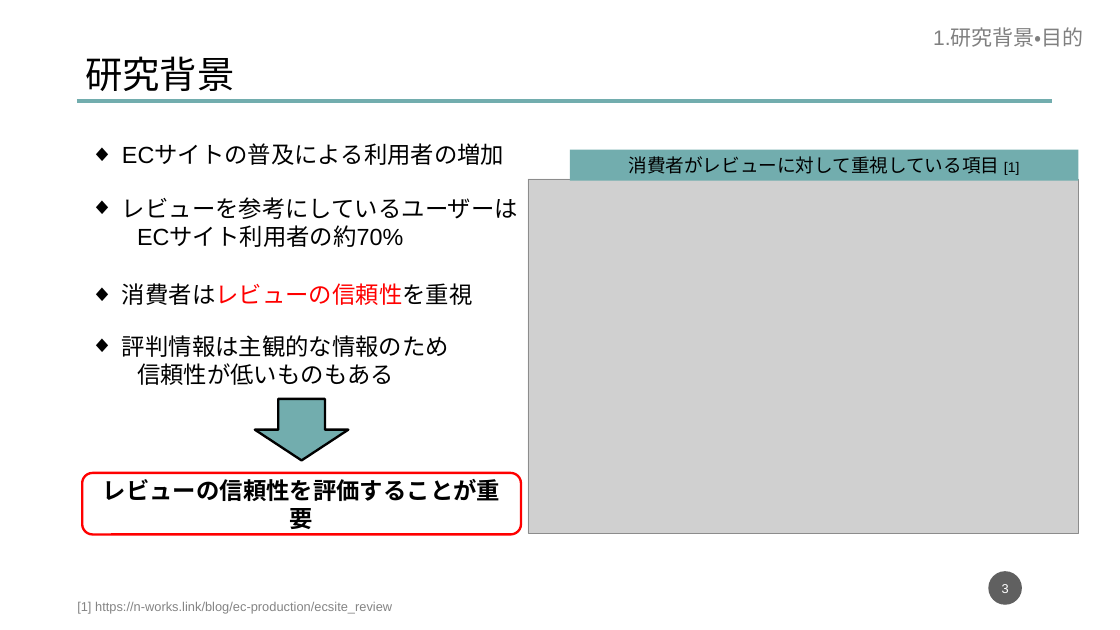
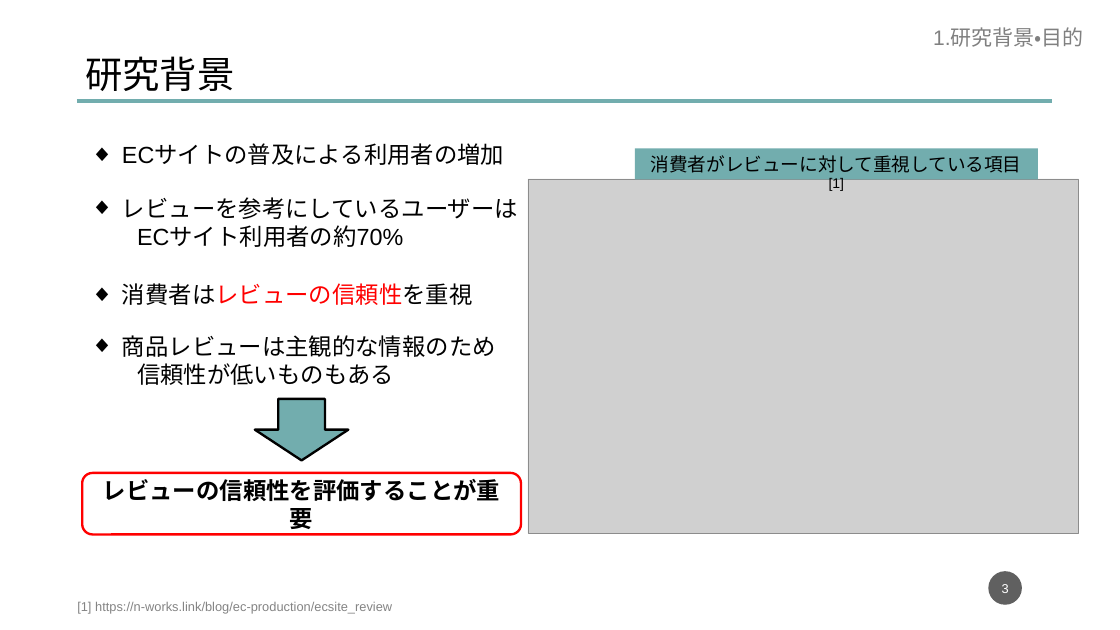
Before and after one commit to dora937nishikori/investigation, a slide deck: slide 3 of 修論/修論発表資料.pptx. Drawn at 1120x630 pixels with LibreOffice and Linux fonts; fonts in the diff are those of the drawing; grey boxes stand for pictures. Boxes give left, top, right and bottom in pixels: in the first picture for what was removed or moved away, otherwise in the second. Text is boxed around its words. In the diff, an @@ line names an element or a change of style, - is before the commit and + after.

```diff
--- a/修論/修論発表資料.pptx
+++ b/修論/修論発表資料.pptx
@@ rectangle "消費者がレビューに対して重視している項目 [1]": place and size @@
-rectangle "消費者がレビューに対して重視している項目 [1]" at [570, 150, 1078, 181]
+rectangle "消費者がレビューに対して重視している項目 [1]" at [635, 149, 1038, 180]
@@ text at [122, 335, 496, 357]: text changed @@
-◆ 評判情報は主観的な情報のため
+◆ 商品レビューは主観的な情報のため
```
Also in this commit, not shown: 8 other slides changed.
